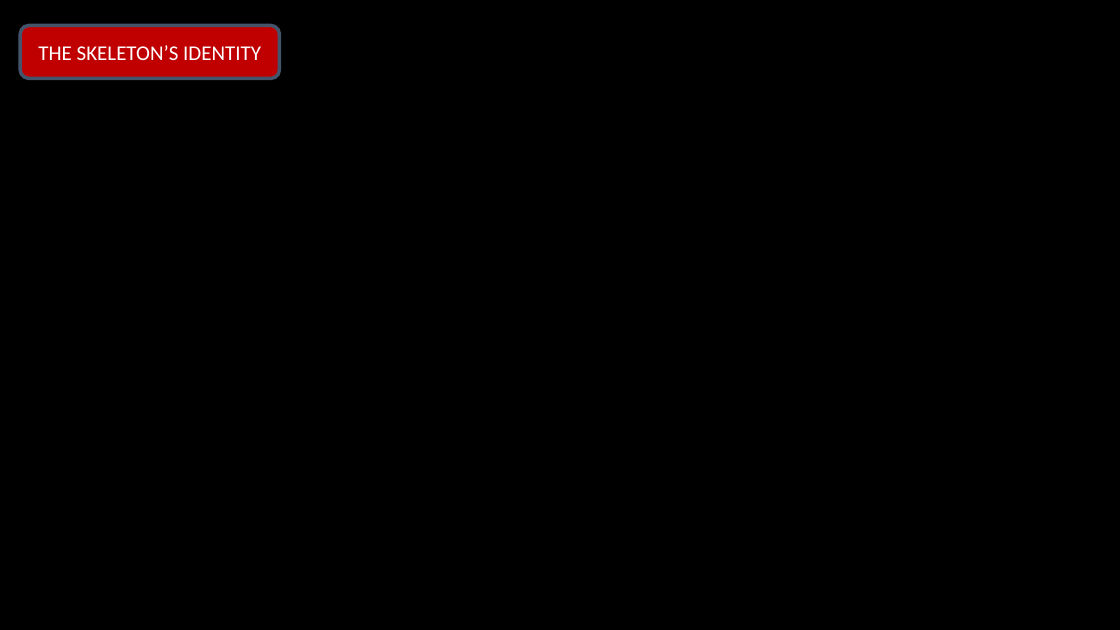
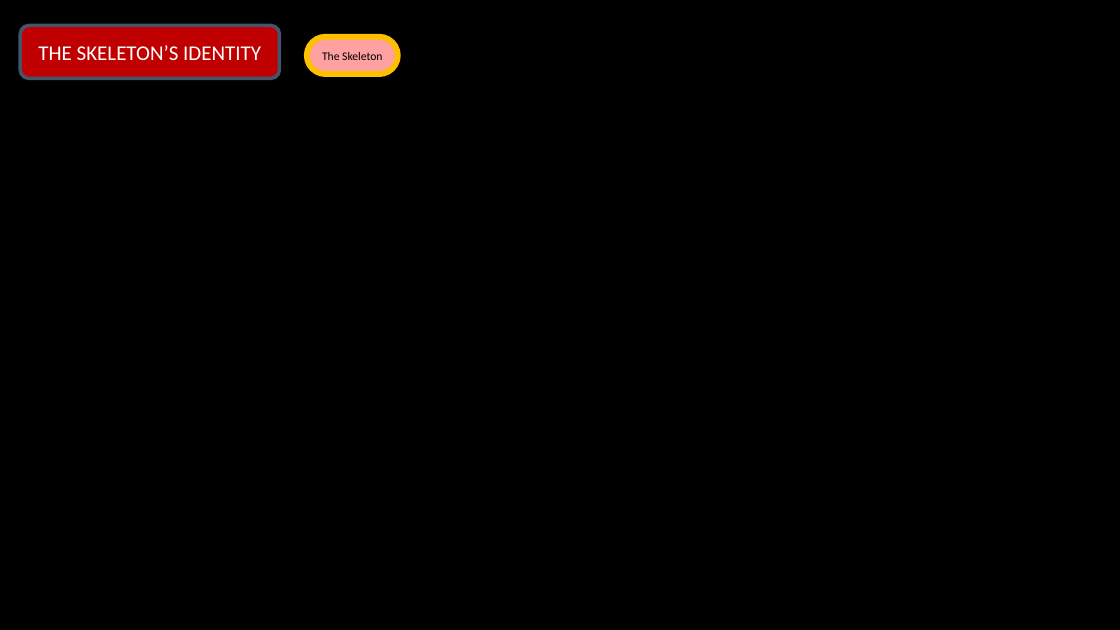
Before and after one commit to Tchetchouille/ijo-musi, a slide deck: slide 1 of Design Documents/Narration/Narrative Map.pptx. Drawn at 1120x630 pixels with LibreOffice and Linux fonts; fonts in the diff are those of the drawing. Boxes give left, top, right and bottom in pixels: in the first picture for what was removed or moved away, otherwise in the second. Text is boxed around its words. In the diff, an @@ line names an element or a change of style, - is before the commit and + after.

```diff
--- a/Design Documents/Narration/Narrative Map.pptx
+++ b/Design Documents/Narration/Narrative Map.pptx
@@ rounded rectangle added at [307, 37, 397, 74], fill #FFA0A1, outline #FFC000 5 pt, 10 pt, text #000000 @@
+The Skeleton
```
Also in this commit, not shown: 3 other slides changed, 3 slides added, 7 other files.
